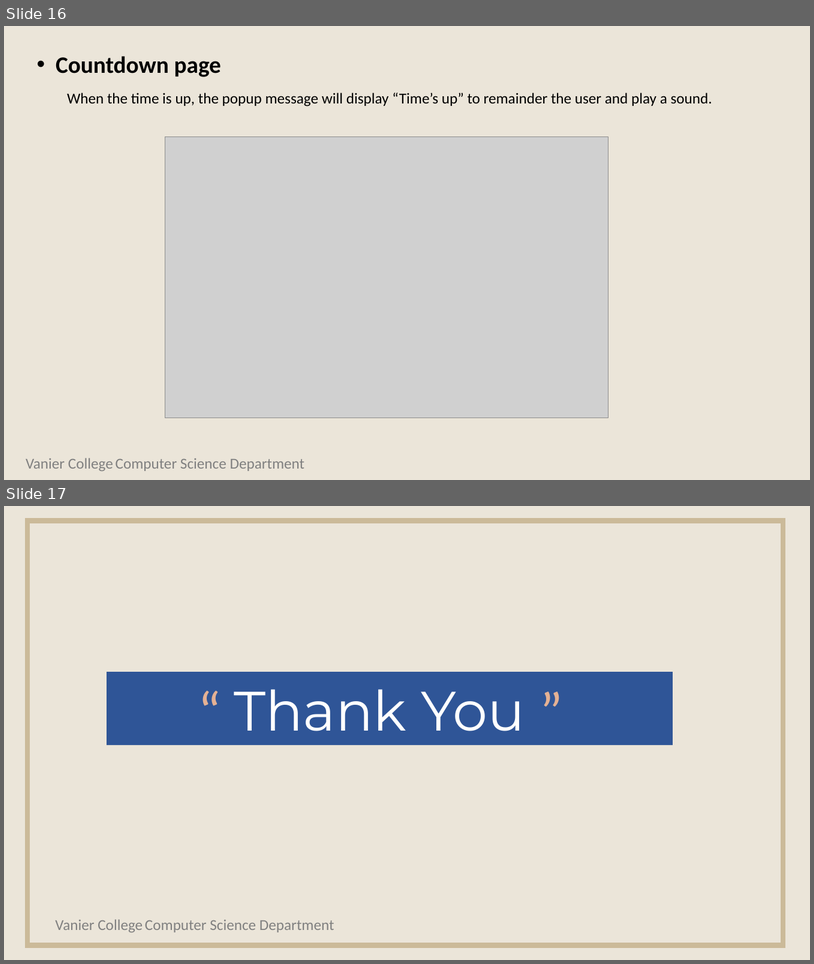
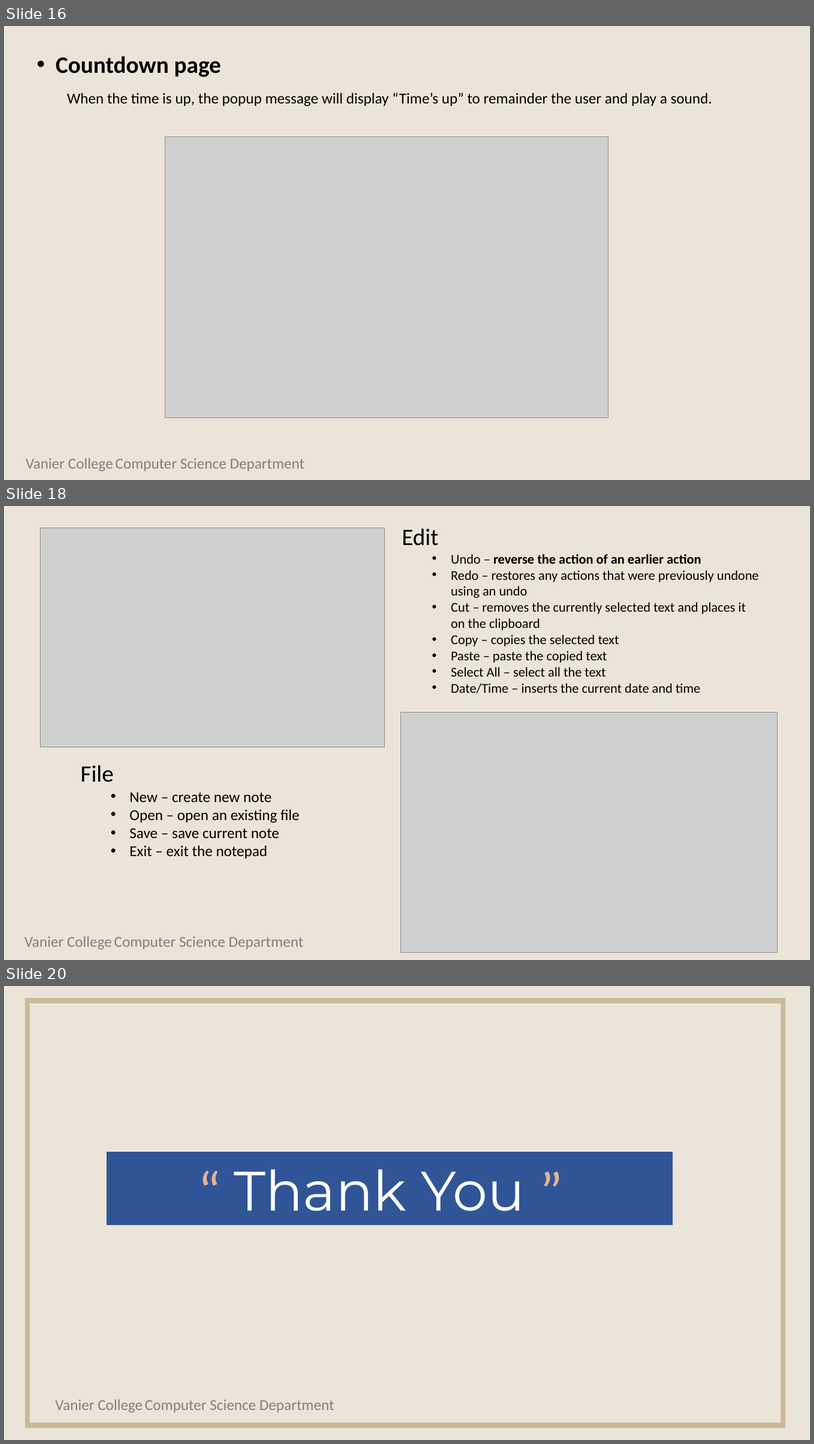
Before and after one commit to gbouzon/appdev-finalproject, a slide deck: App_Dev_Fianl_Project.pptx. Shown one above the other, each under a label of ours: slides 16 and 17 before the commit, slides 16, 18 and 20 after it; the slides between them are not shown. The pictures are 814x964 and 814x1444 pixels, drawn with LibreOffice and Linux fonts; fonts in the diff are those of the drawing; grey boxes stand for pictures. Boxes give left, top, right and bottom in pixels: in the first picture for what was removed or moved away, otherwise in the second. Text is boxed around its words. In the diff, an @@ line names an element or a change of style, - is before the commit and + after.

Commit message:
Added the notepad form information

```diff
--- a/App_Dev_Fianl_Project.pptx
+++ b/App_Dev_Fianl_Project.pptx
@@ slide 18 added at <box>4,506,810,960</box>, background #EBE5D9 @@
@@ picture added at <box>40,528,384,747</box> @@
@@ text added at <box>402,528,759,693</box>, 16 pt, text #000000 @@
+  Edit
+    • Undo – reverse the action of an earlier action
+    • Redo – restores any actions that were previously undone using an undo
+    • Cut – removes the currently selected text and places it on the clipboard
+    • Copy – copies the selected text
+    • Paste – paste the copied text
+    • Select All – select all the text
+    • Date/Time – inserts the current date and time
@@ picture added at <box>401,712,778,952</box> @@
@@ text added at <box>81,765,300,858</box>, 18 pt, text #000000 @@
+File
+  • New – create new note
+  • Open – open an existing file
+  • Save – save current note
+  • Exit – exit the notepad
@@ text added at <box>24,936,304,949</box>, 18 pt, text #808080 @@
+Vanier College Computer Science Department
@@ what was slide 17 is now slide 20 @@
```
Also in this commit, not shown: 2 other slides added, 5 other files.
